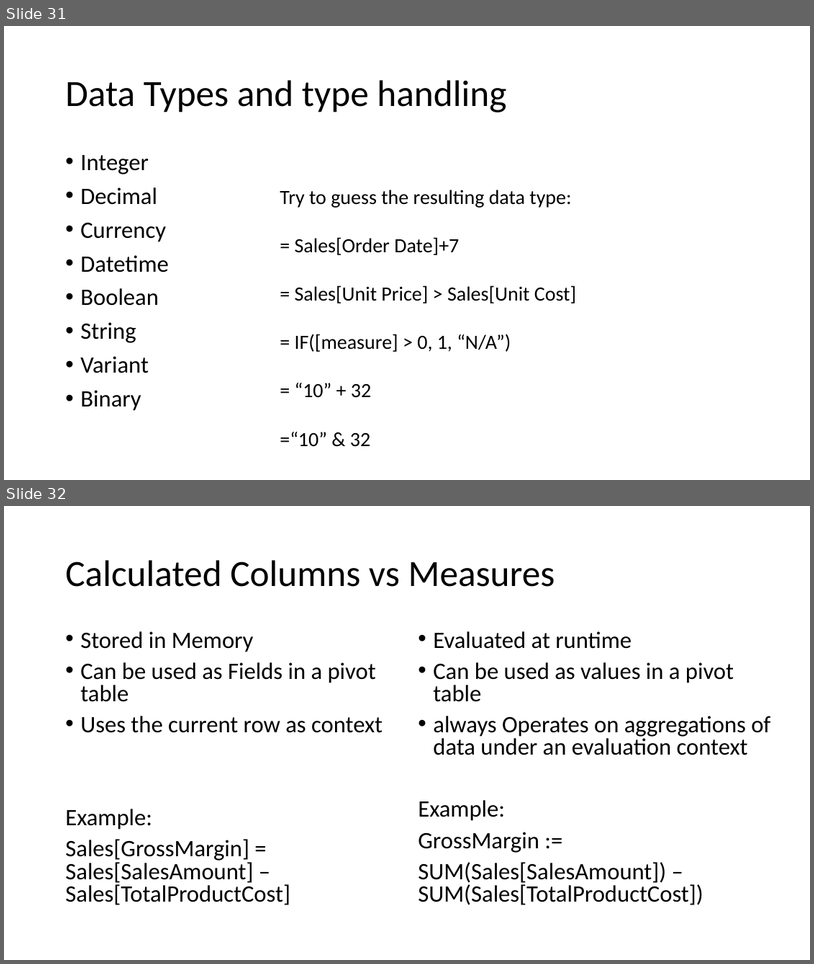
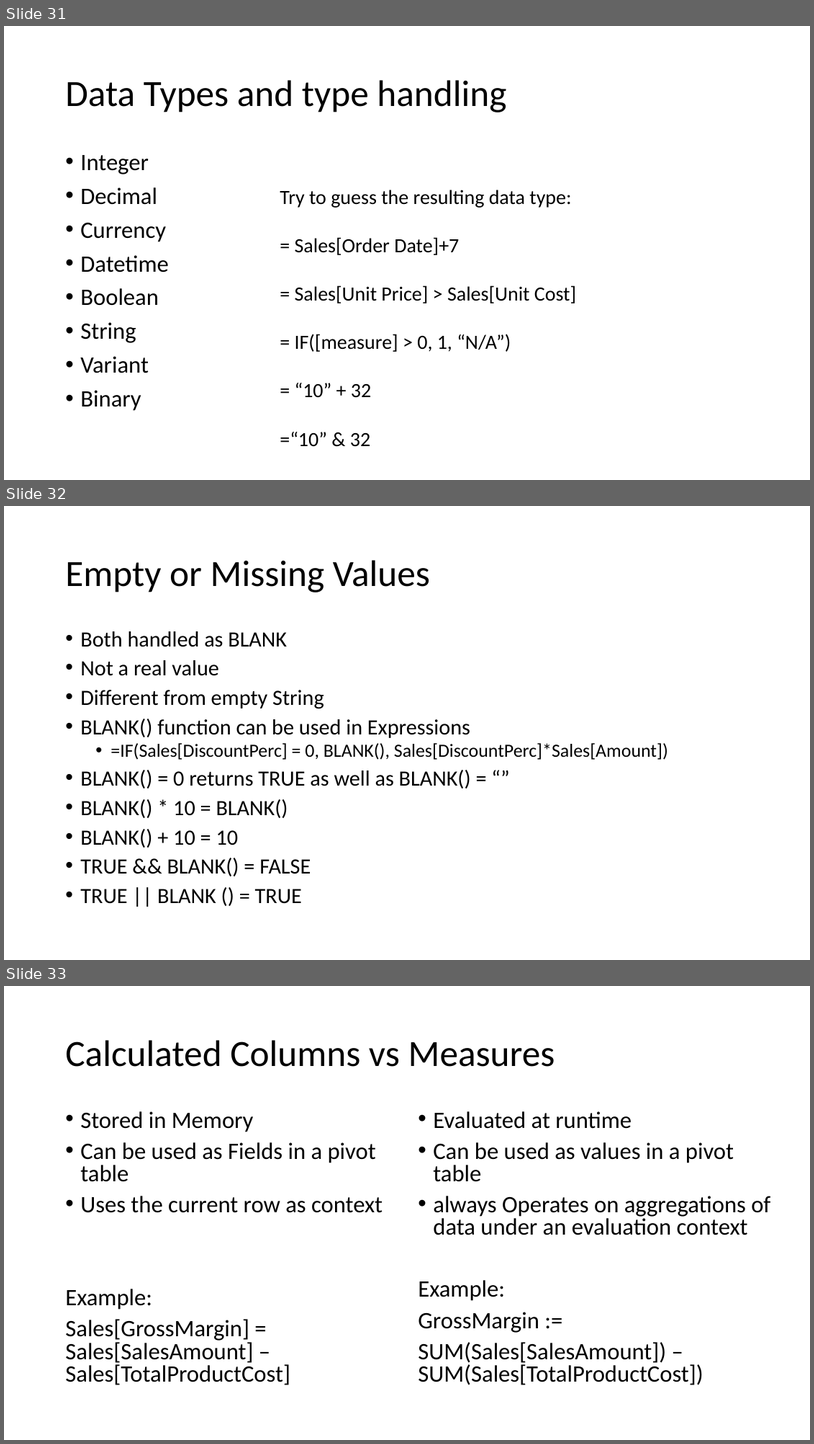
Before and after one commit to LukasSteindl/tabularmodelforfinance, a slide deck: Slides.pptx. Shown one above the other, each under a label of ours: slides 31 and 32 before the commit, slides 31, 32 and 33 after it. The pictures are 814x964 and 814x1444 pixels, drawn with LibreOffice and Linux fonts; fonts in the diff are those of the drawing. Boxes give left, top, right and bottom in pixels: in the first picture for what was removed or moved away, otherwise in the second. Text is boxed around its words. In the diff, an @@ line names an element or a change of style, - is before the commit and + after.

```diff
--- a/Slides.pptx
+++ b/Slides.pptx
@@ slide 32 added at box(4, 506, 810, 960), background #FFFFFF @@
@@ title added at box(65, 560, 430, 592), 44 pt, text #000000 @@
+Empty or Missing Values
@@ text added at box(80, 631, 669, 903), 25.9 pt, text #000000 @@
+• Both handled as BLANK
+• Not a real value
+• Different from empty String
+• BLANK() function can be used in Expressions
+  • =IF(Sales[DiscountPerc] = 0, BLANK(), Sales[DiscountPerc]*Sales[Amount])
+• BLANK() = 0 returns TRUE as well as BLANK() = “”
+• BLANK() * 10 = BLANK()
+• BLANK() + 10 = 10
+• TRUE && BLANK() = FALSE
+• TRUE || BLANK () = TRUE
@@ what was slide 32 is now slide 33 @@
```
Also in this commit, not shown: 6 other files.
